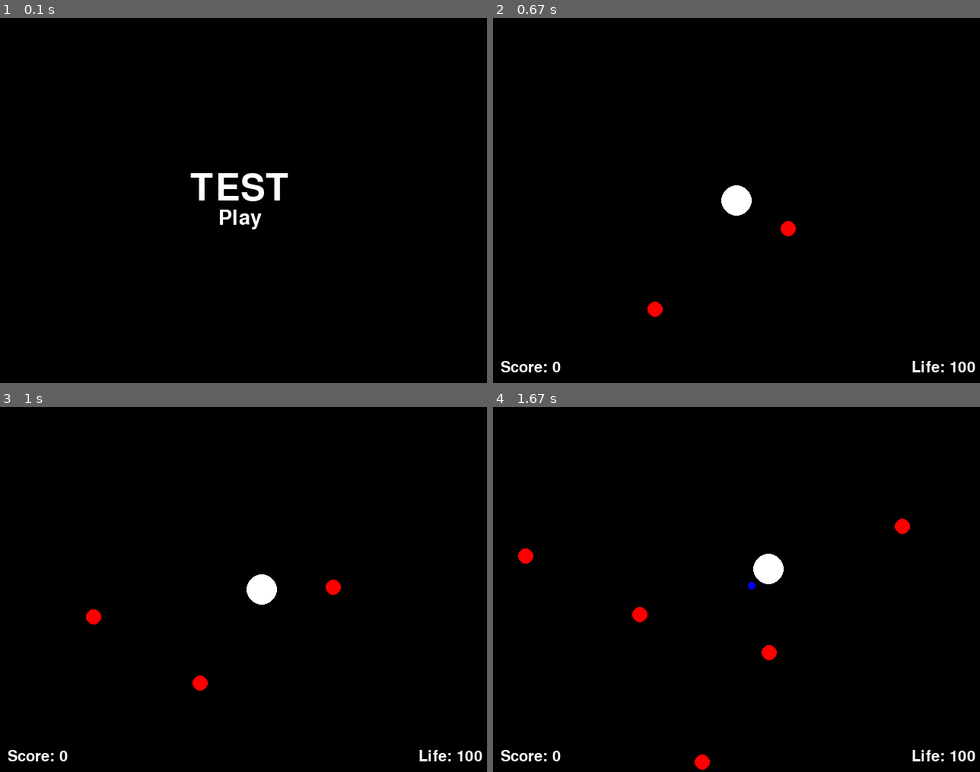
Above: before the commit, frames 1-4 (two rows, left to right).
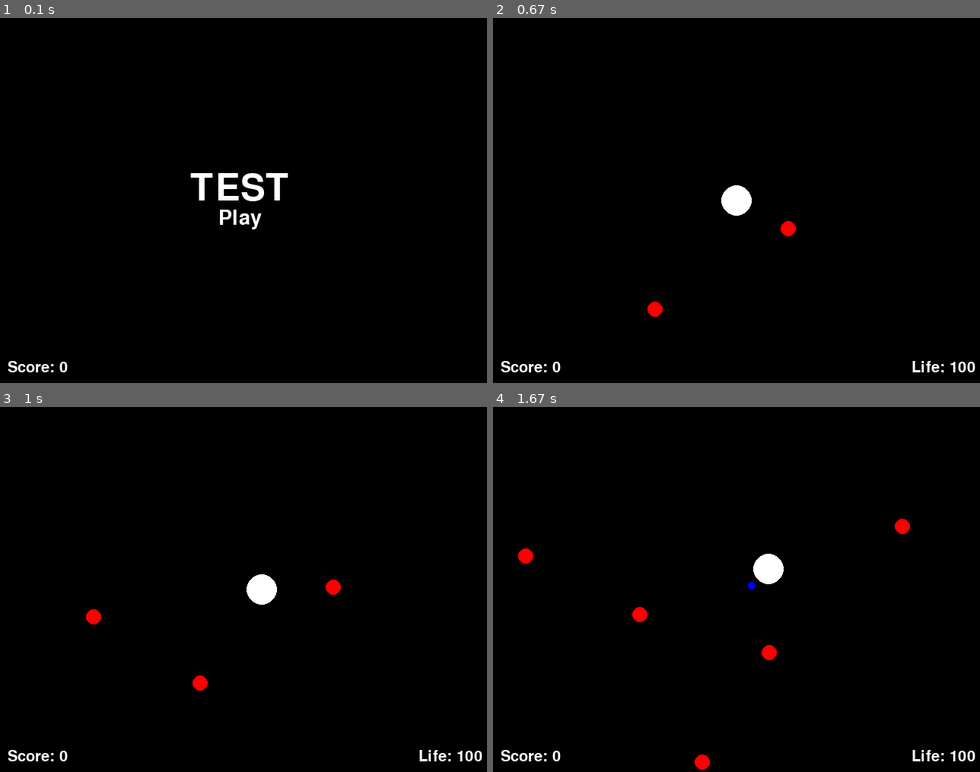
Above: after the commit, the same moments.

Repository: rodriguezg68/pygame-testing
Game: pygame game, started from test.py
Same seed, same stepped clock (60 frames per second), same inputs: the game is played once before the commit and once after it. The source is Python 2; it was converted automatically to run under Python 3.
Inputs (mouse positions are in pixels of both pictures, inside the frame that each line leads up to):
- Up to frame 1 (0.1 s): no input
- Up to frame 2 (0.67 s): press the mouse at (731, 218) at 0.37 s; move the mouse to (760, 251) at 0.47 s; release the mouse at (785, 280) at 0.6 s
- Up to frame 3 (1 s): hold Right from 0.67 s (still down); move the mouse to (92, 534) at 0.7 s
- Up to frame 4 (1.67 s): release Right at 1.13 s; hold Up 1.17-1.47 s; press the mouse at (731, 607) at 1.53 s; move the mouse to (658, 618) at 1.63 s

The runs differ from the first frame. In frame 1, 0.2% of the frame differs, in the area x 1-14%, y 93-98%; in frame 2, nothing differs; in frame 3, nothing differs; in frame 4, nothing differs.

Commit message:
Added some comments and made the score show up at the title screen

Diff:
--- a/test.py
+++ b/test.py
@@ -25,24 +25,29 @@
 timer = 0
 in_play = False
 
+#finds the angle from circle to mouse pointer
 def find_angle(circle, mouse_x, mouse_y):
 	circle_pos = circle.get_pos()
 	result = math.atan2((mouse_y - circle_pos[1]),  (mouse_x - circle_pos[0]))
 	return result
 
+#find the distance between two points
 def dist(p, q):
     return math.sqrt((p[0] - q[0]) ** 2 + (p[1] - q[1]) ** 2)
 
+#removes a group of elements
 def kill_group(group):
     for item in list(group):
         group.remove(item)
 
+#draws and updates a group of elements
 def process_group(group, canvas):
     for item in list(group):
         item.draw(canvas)
         if item.update():
             group.remove(item)
 
+#detects collisions between objects in a group and another object
 def group_collide(group, other_object):
     collisions = 0
     for item in list(group):
@@ -52,6 +57,7 @@
         	group.remove(item)
     return collisions
 
+#detects collisions between objects in different groups
 def group_group_collide(group1, group2):
     total_collisions = 0
     for item in list(group1):
@@ -61,9 +67,12 @@
             group1.remove(item)
     return total_collisions
 
+#changes an angle into vector components
 def angle_to_vector(ang):
     return [math.cos(ang), math.sin(ang)]
 
+#allows for enemies for upto 10 enemies with random directions and
+#velocity to spawn within a certian radius of the player
 def spawn_enemy():
 	random_array = [-5, -4, -3, -2, -1, 1, 2, 3, 4, 5]
 	if len(enemy_array) < 10:
@@ -77,6 +86,7 @@
 			rand_vel[index] = random.choice(random_array) + score_text.get_number() / 500
 		enemy_array.append(Circle(RED, rand_pos, rand_vel, 10, 0))
 
+#code for the basic title screen
 def title_screen(window):
 	title_text.draw(window)
 	if play_text.rect.collidepoint(pygame.mouse.get_pos()):
@@ -84,6 +94,7 @@
        	else:
        	    	play_text.hovered = False
 	play_text.draw(window)
+	score_text.draw(window)
 
 
 class Circle:
@@ -232,7 +243,6 @@
 			life_text.change_number(0)
 			in_play = False
 			life_text.change_number(100)
-			score_text.change_number(0)
 			enemy_array = []
 			bullet_array = []
 			explosion_array = []
@@ -255,6 +265,7 @@
 			else:
 				if play_text.rect.collidepoint(event.pos):
 					in_play = True
+					score_text.change_number(0)
 		elif event.type == KEYDOWN:
 			if event.key == K_LEFT or event.key == K_a:
 				test.move_hor(-3)
